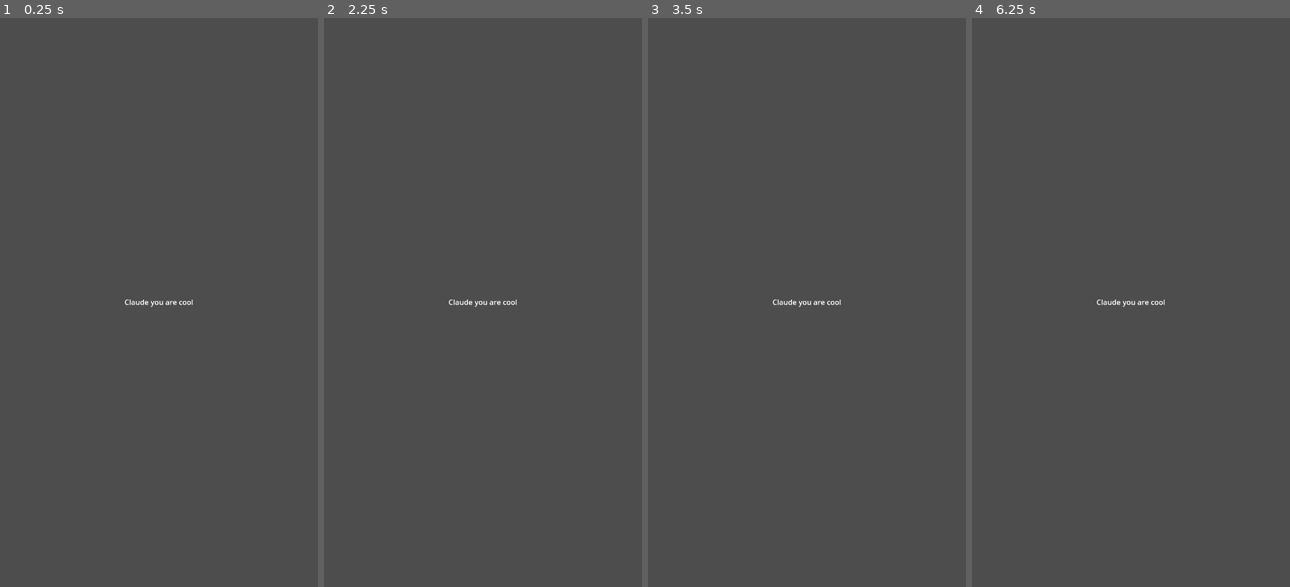
Above: before the commit, frames 1-4 (left to right).
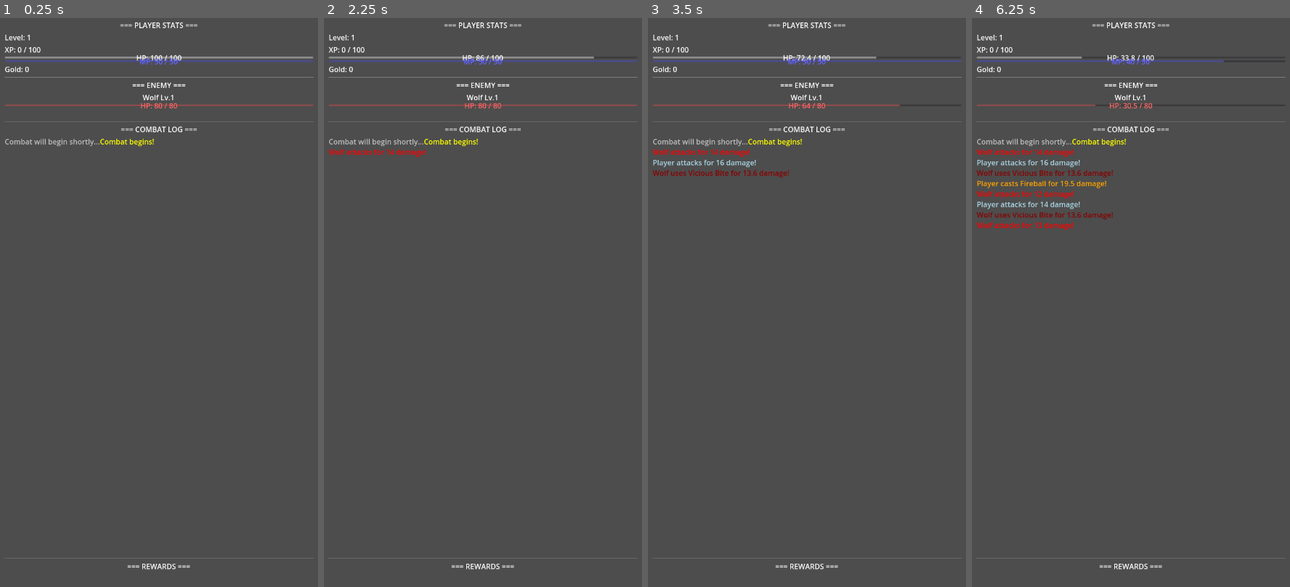
Above: after the commit, the same moments.

Repository: Deimantx/AiMagicIdle
Game: Godot game, scene res://Main.tscn
Two runs of this game, one before a commit and one after it. Both use one fixed random seed, a clock stepped at 60 frames per second and the inputs below. Before the commit the project has no main scene; this scene is started directly in both runs.
Inputs:
- Up to frame 1 (0.25 s): no input
- Up to frame 2 (2.25 s): tap Enter at 0.5, 2 s; tap Space at 1.25 s
- Up to frame 3 (3.5 s): no input
- Up to frame 4 (6.25 s): tap Space at 3.5, 5.75 s; tap Enter at 5 s

The runs differ from the first frame. In frame 1, 2.4% of the frame differs, in the area x 1-99%, y 0-97%; in frame 2, 2.5%; in frame 3, 2.8%; in frame 4, 3.3%.

Commit message:
Implement full idle combat game with UI, mechanics, and progression
Co-authored-by: deimantasdicm <deimantasdicm@gmail.com>

Diff:
--- /dev/null
+++ b/aimagicidle/Main.gd
@@ -0,0 +1,265 @@
+extends Control
+
+# Player stats
+var player_level = 1
+var player_xp = 0
+var player_xp_needed = 100
+var player_max_hp = 100
+var player_hp = 100
+var player_max_mp = 50
+var player_mp = 50
+var player_damage = 15
+var player_gold = 0
+
+# Enemy stats
+var enemy_name = "Wolf"
+var enemy_level = 1
+var enemy_max_hp = 80
+var enemy_hp = 80
+var enemy_damage = 12
+var enemy_alive = true
+
+# Combat timers
+var player_attack_cooldown = 2.5
+var player_skill_cooldown = 3.5
+var enemy_attack_cooldown = 2.0
+var enemy_skill_cooldown = 2.5
+
+var player_attack_timer = 0.0
+var player_skill_timer = 0.0
+var enemy_attack_timer = 0.0
+var enemy_skill_timer = 0.0
+
+# Respawn system
+var respawn_delay = 5.0
+var respawn_timer = 0.0
+var is_respawning = false
+
+# UI references
+@onready var level_label = $VBoxContainer/PlayerStats/Level
+@onready var xp_label = $VBoxContainer/PlayerStats/XP
+@onready var hp_bar = $VBoxContainer/PlayerStats/HPBar
+@onready var hp_label = $VBoxContainer/PlayerStats/HPBar/HPLabel
+@onready var mp_bar = $VBoxContainer/PlayerStats/MPBar
+@onready var mp_label = $VBoxContainer/PlayerStats/MPBar/MPLabel
+@onready var gold_label = $VBoxContainer/PlayerStats/Gold
+
+@onready var enemy_name_label = $VBoxContainer/EnemyInfo/EnemyName
+@onready var enemy_hp_bar = $VBoxContainer/EnemyInfo/EnemyHPBar
+@onready var enemy_hp_label = $VBoxContainer/EnemyInfo/EnemyHPBar/EnemyHPLabel
+@onready var respawn_timer_label = $VBoxContainer/EnemyInfo/RespawnTimer
+
+@onready var combat_log = $VBoxContainer/CombatLog/ScrollContainer/LogText
+@onready var reward_text = $VBoxContainer/LootDisplay/RewardText
+
+func _ready():
+	update_ui()
+	add_to_combat_log("[color=yellow]Combat begins![/color]")
+
+func _process(delta):
+	if is_respawning:
+		handle_respawn(delta)
+	elif enemy_alive:
+		handle_combat(delta)
+
+func handle_combat(delta):
+	# Player attack timer
+	player_attack_timer += delta
+	if player_attack_timer >= player_attack_cooldown:
+		player_basic_attack()
+		player_attack_timer = 0.0
+
+	# Player skill timer (Fireball)
+	player_skill_timer += delta
+	if player_skill_timer >= player_skill_cooldown and player_mp >= 10:
+		player_cast_fireball()
+		player_skill_timer = 0.0
+
+	# Enemy attack timer
+	enemy_attack_timer += delta
+	if enemy_attack_timer >= enemy_attack_cooldown:
+		enemy_basic_attack()
+		enemy_attack_timer = 0.0
+
+	# Enemy skill timer (Vicious Bite)
+	enemy_skill_timer += delta
+	if enemy_skill_timer >= enemy_skill_cooldown:
+		enemy_vicious_bite()
+		enemy_skill_timer = 0.0
+
+func player_basic_attack():
+	if not enemy_alive:
+		return
+
+	var damage = player_damage + randi() % 6 - 2  # ±2 damage variance
+	enemy_hp -= damage
+	add_to_combat_log("[color=lightblue]Player attacks for " + str(damage) + " damage![/color]")
+
+	if enemy_hp <= 0:
+		enemy_died()
+	else:
+		update_ui()
+
+func player_cast_fireball():
+	if not enemy_alive or player_mp < 10:
+		return
+
+	player_mp -= 10
+	var damage = (player_damage * 1.5) + randi() % 8 - 3  # 1.5x damage with variance
+	enemy_hp -= damage
+	add_to_combat_log("[color=orange]Player casts Fireball for " + str(damage) + " damage![/color]")
+
+	if enemy_hp <= 0:
+		enemy_died()
+	else:
+		update_ui()
+
+func enemy_basic_attack():
+	if not enemy_alive:
+		return
+
+	var damage = enemy_damage + randi() % 4 - 1  # ±1 damage variance
+	player_hp -= damage
+	add_to_combat_log("[color=red]" + enemy_name + " attacks for " + str(damage) + " damage![/color]")
+
+	if player_hp <= 0:
+		player_hp = 1  # Player can't die in idle game
+
+	update_ui()
+
+func enemy_vicious_bite():
+	if not enemy_alive:
+		return
+
+	var damage = (enemy_damage * 1.3) + randi() % 5 - 2  # 1.3x damage with variance
+	player_hp -= damage
+	add_to_combat_log("[color=darkred]" + enemy_name + " uses Vicious Bite for " + str(damage) + " damage![/color]")
+
+	if player_hp <= 0:
+		player_hp = 1  # Player can't die in idle game
+
+	update_ui()
+
+func enemy_died():
+	enemy_alive = false
+	enemy_hp = 0
+
+	# Calculate rewards
+	var xp_reward = 10 + (enemy_level * 2)
+	var gold_reward = 10 + (enemy_level * 3)
+
+	player_xp += xp_reward
+	player_gold += gold_reward
+
+	add_to_combat_log("[color=green]" + enemy_name + " dies![/color]")
+	show_rewards(xp_reward, gold_reward)
+
+	# Check for level up
+	check_level_up()
+
+	# Start respawn
+	start_respawn()
+
+	update_ui()
+
+func show_rewards(xp_gain, gold_gain):
+	reward_text.text = "+" + str(xp_gain) + " XP, +" + str(gold_gain) + " Gold"
+	reward_text.modulate = Color.GREEN
+
+	# Create a timer to clear the reward text after 3 seconds
+	var timer = Timer.new()
+	add_child(timer)
+	timer.wait_time = 3.0
+	timer.one_shot = true
+	timer.timeout.connect(clear_reward_text)
+	timer.start()
+
+func clear_reward_text():
+	reward_text.text = ""
+	reward_text.modulate = Color.GREEN
+
+func check_level_up():
+	while player_xp >= player_xp_needed:
+		player_xp -= player_xp_needed
+		player_level += 1
+
+		# Increase stats on level up
+		player_max_hp += 10
+		player_hp = player_max_hp  # Full heal on level up
+		player_max_mp += 3
+		player_mp = player_max_mp  # Full MP restore on level up
+		player_damage += 2
+
+		# Increase XP needed for next level
+		player_xp_needed = player_level * 100
+
+		add_to_combat_log("[color=gold]LEVEL UP! Now level " + str(player_level) + "![/color]")
+
+func start_respawn():
+	is_respawning = true
+	respawn_timer = respawn_delay
+
+	# Reset combat timers
+	player_attack_timer = 0.0
+	player_skill_timer = 0.0
+	enemy_attack_timer = 0.0
+	enemy_skill_timer = 0.0
+
+func handle_respawn(delta):
+	respawn_timer -= delta
+
+	if respawn_timer <= 0:
+		# Respawn enemy
+		enemy_alive = true
+		enemy_hp = enemy_max_hp
+		is_respawning = false
+
+		# Restore player HP/MP
+		player_hp = player_max_hp
+		player_mp = player_max_mp
+
+		add_to_combat_log("[color=cyan]A new " + enemy_name + " appears! Player restored to full health![/color]")
+		update_ui()
+	else:
+		# Update respawn timer display
+		respawn_timer_label.text = "Next enemy in: " + str(int(ceil(respawn_timer))) + "s"
+
+func update_ui():
+	# Player stats
+	level_label.text = "Level: " + str(player_level)
+	xp_label.text = "XP: " + str(player_xp) + " / " + str(player_xp_needed)
+	gold_label.text = "Gold: " + str(player_gold)
+
+	# HP bar
+	hp_bar.max_value = player_max_hp
+	hp_bar.value = player_hp
+	hp_label.text = "HP: " + str(player_hp) + " / " + str(player_max_hp)
+
+	# MP bar
+	mp_bar.max_value = player_max_mp
+	mp_bar.value = player_mp
+	mp_label.text = "MP: " + str(player_mp) + " / " + str(player_max_mp)
+
+	# Enemy info
+	if enemy_alive:
+		enemy_name_label.text = enemy_name + " Lv." + str(enemy_level)
+		enemy_hp_bar.max_value = enemy_max_hp
+		enemy_hp_bar.value = enemy_hp
+		enemy_hp_label.text = "HP: " + str(enemy_hp) + " / " + str(enemy_max_hp)
+		respawn_timer_label.text = ""
+	else:
+		enemy_name_label.text = enemy_name + " (Dead)"
+		enemy_hp_bar.value = 0
+		enemy_hp_label.text = "HP: 0 / " + str(enemy_max_hp)
+
+func add_to_combat_log(message):
+	combat_log.append_text(message + "\n")
+
+	# Limit log lines to prevent memory issues
+	var lines = combat_log.get_parsed_text().split("\n")
+	if lines.size() > 50:
+		var limited_text = ""
+		for i in range(lines.size() - 40, lines.size()):
+			if i < lines.size():
+				limited_text += lines[i] + "\n"
+		combat_log.text = limited_text
--- a/aimagicidle/Main.tscn
+++ b/aimagicidle/Main.tscn
@@ -1,24 +1,172 @@
-[gd_scene format=3 uid="uid://5p6m1bwqm4v"]
+[gd_scene load_steps=2 format=3 uid="uid://5p6m1bwqm4v"]
 
-[node name="Control" type="Control"]
+[ext_resource type="Script" path="res://Main.gd" id="1_8h7j3"]
+
+[node name="Main" type="Control"]
 layout_mode = 3
 anchors_preset = 15
 anchor_right = 1.0
 anchor_bottom = 1.0
 grow_horizontal = 2
 grow_vertical = 2
+script = ExtResource("1_8h7j3")
 
-[node name="Claude you are cool" type="Label" parent="."]
+[node name="VBoxContainer" type="VBoxContainer" parent="."]
 layout_mode = 1
-anchors_preset = 8
-anchor_left = 0.5
-anchor_top = 0.5
-anchor_right = 0.5
-anchor_bottom = 0.5
-offset_left = -20.0
-offset_top = -11.5
-offset_right = 20.0
-offset_bottom = 11.5
+anchors_preset = 15
+anchor_right = 1.0
+anchor_bottom = 1.0
+offset_left = 20.0
+offset_top = 20.0
+offset_right = -20.0
+offset_bottom = -20.0
 grow_horizontal = 2
 grow_vertical = 2
-text = "Claude you are cool"
+
+[node name="PlayerStats" type="VBoxContainer" parent="VBoxContainer"]
+layout_mode = 2
+size_flags_vertical = 0
+
+[node name="Title" type="Label" parent="VBoxContainer/PlayerStats"]
+layout_mode = 2
+text = "=== PLAYER STATS ==="
+horizontal_alignment = 1
+vertical_alignment = 1
+
+[node name="Level" type="Label" parent="VBoxContainer/PlayerStats"]
+layout_mode = 2
+text = "Level: 1"
+vertical_alignment = 1
+
+[node name="XP" type="Label" parent="VBoxContainer/PlayerStats"]
+layout_mode = 2
+text = "XP: 0 / 100"
+vertical_alignment = 1
+
+[node name="HPBar" type="ProgressBar" parent="VBoxContainer/PlayerStats"]
+layout_mode = 2
+value = 100.0
+show_percentage = false
+
+[node name="HPLabel" type="Label" parent="VBoxContainer/PlayerStats/HPBar"]
+layout_mode = 1
+anchors_preset = 15
+anchor_right = 1.0
+anchor_bottom = 1.0
+grow_horizontal = 2
+grow_vertical = 2
+text = "HP: 100 / 100"
+horizontal_alignment = 1
+vertical_alignment = 1
+
+[node name="MPBar" type="ProgressBar" parent="VBoxContainer/PlayerStats"]
+layout_mode = 2
+value = 50.0
+show_percentage = false
+modulate = Color(0.4, 0.4, 1, 1)
+
+[node name="MPLabel" type="Label" parent="VBoxContainer/PlayerStats/MPBar"]
+layout_mode = 1
+anchors_preset = 15
+anchor_right = 1.0
+anchor_bottom = 1.0
+grow_horizontal = 2
+grow_vertical = 2
+text = "MP: 50 / 50"
+horizontal_alignment = 1
+vertical_alignment = 1
+
+[node name="Gold" type="Label" parent="VBoxContainer/PlayerStats"]
+layout_mode = 2
+text = "Gold: 0"
+vertical_alignment = 1
+
+[node name="HSeparator" type="HSeparator" parent="VBoxContainer"]
+layout_mode = 2
+
+[node name="EnemyInfo" type="VBoxContainer" parent="VBoxContainer"]
+layout_mode = 2
+size_flags_vertical = 0
+
+[node name="Title" type="Label" parent="VBoxContainer/EnemyInfo"]
+layout_mode = 2
+text = "=== ENEMY ==="
+horizontal_alignment = 1
+vertical_alignment = 1
+
+[node name="EnemyName" type="Label" parent="VBoxContainer/EnemyInfo"]
+layout_mode = 2
+text = "Wolf Lv.1"
+horizontal_alignment = 1
+vertical_alignment = 1
+
+[node name="EnemyHPBar" type="ProgressBar" parent="VBoxContainer/EnemyInfo"]
+layout_mode = 2
+value = 100.0
+show_percentage = false
+modulate = Color(1, 0.4, 0.4, 1)
+
+[node name="EnemyHPLabel" type="Label" parent="VBoxContainer/EnemyInfo/EnemyHPBar"]
+layout_mode = 1
+anchors_preset = 15
+anchor_right = 1.0
+anchor_bottom = 1.0
+grow_horizontal = 2
+grow_vertical = 2
+text = "HP: 80 / 80"
+horizontal_alignment = 1
+vertical_alignment = 1
+
+[node name="RespawnTimer" type="Label" parent="VBoxContainer/EnemyInfo"]
+layout_mode = 2
+text = ""
+horizontal_alignment = 1
+vertical_alignment = 1
+modulate = Color(1, 1, 0, 1)
+
+[node name="HSeparator2" type="HSeparator" parent="VBoxContainer"]
+layout_mode = 2
+
+[node name="CombatLog" type="VBoxContainer" parent="VBoxContainer"]
+layout_mode = 2
+size_flags_vertical = 3
+
+[node name="Title" type="Label" parent="VBoxContainer/CombatLog"]
+layout_mode = 2
+text = "=== COMBAT LOG ==="
+horizontal_alignment = 1
+vertical_alignment = 1
+size_flags_vertical = 0
+
+[node name="ScrollContainer" type="ScrollContainer" parent="VBoxContainer/CombatLog"]
+layout_mode = 2
+size_flags_vertical = 3
+
+[node name="LogText" type="RichTextLabel" parent="VBoxContainer/CombatLog/ScrollContainer"]
+layout_mode = 2
+size_flags_horizontal = 3
+size_flags_vertical = 3
+bbcode_enabled = true
+text = "[color=gray]Combat will begin shortly...[/color]"
+fit_content = true
+scroll_following = true
+
+[node name="HSeparator3" type="HSeparator" parent="VBoxContainer"]
+layout_mode = 2
+
+[node name="LootDisplay" type="VBoxContainer" parent="VBoxContainer"]
+layout_mode = 2
+size_flags_vertical = 0
+
+[node name="Title" type="Label" parent="VBoxContainer/LootDisplay"]
+layout_mode = 2
+text = "=== REWARDS ==="
+horizontal_alignment = 1
+vertical_alignment = 1
+
+[node name="RewardText" type="Label" parent="VBoxContainer/LootDisplay"]
+layout_mode = 2
+text = ""
+horizontal_alignment = 1
+vertical_alignment = 1
+modulate = Color(0, 1, 0, 1)
--- a/aimagicidle/project.godot
+++ b/aimagicidle/project.godot
@@ -11,6 +11,7 @@
 [application]
 
 config/name="AiMagicIdle"
+run/main_scene="res://Main.tscn"
 config/features=PackedStringArray("4.4", "Mobile")
 config/icon="res://icon.svg"
 
Not shown, added: aimagicidle/GAME_SUMMARY.md
